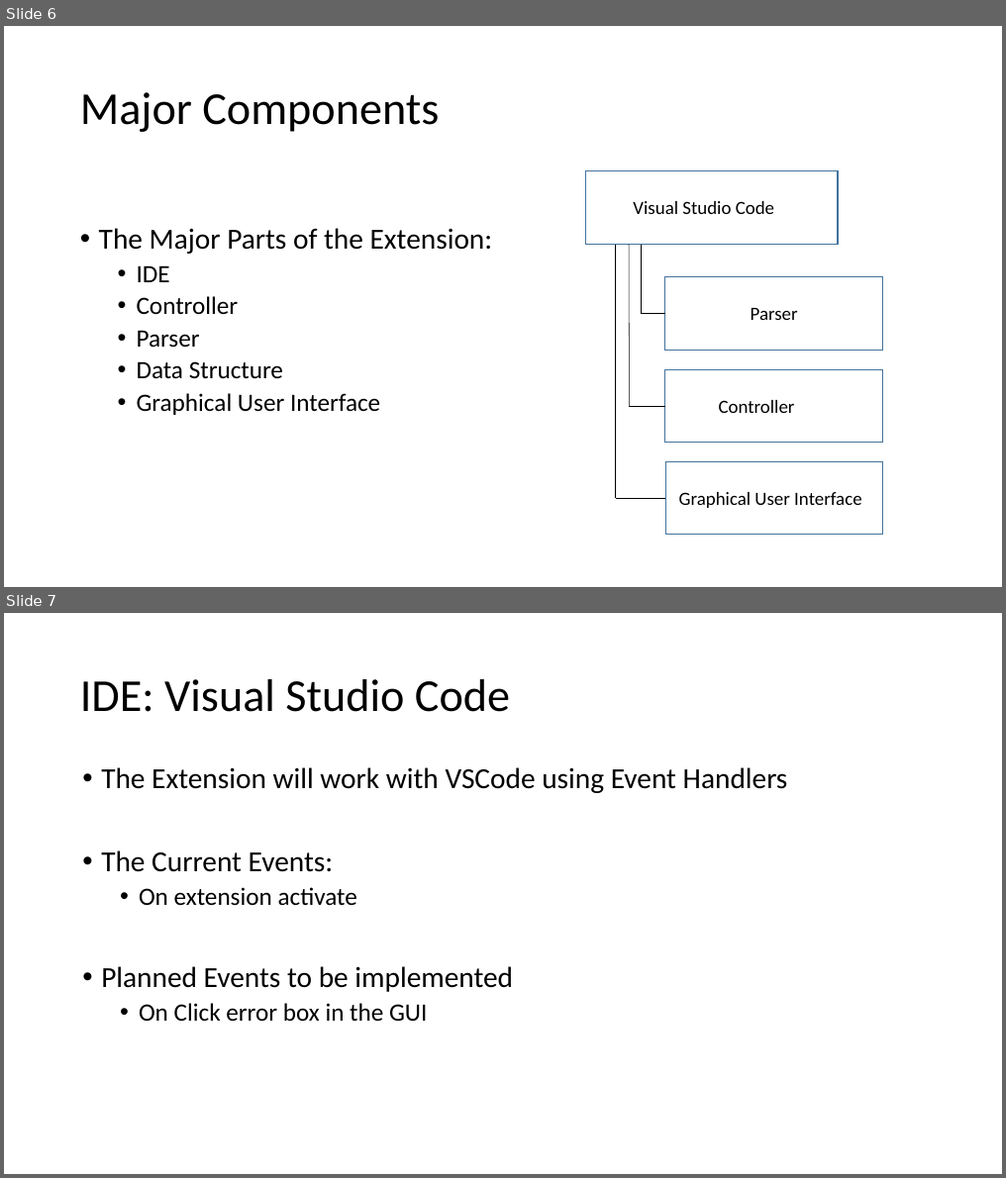
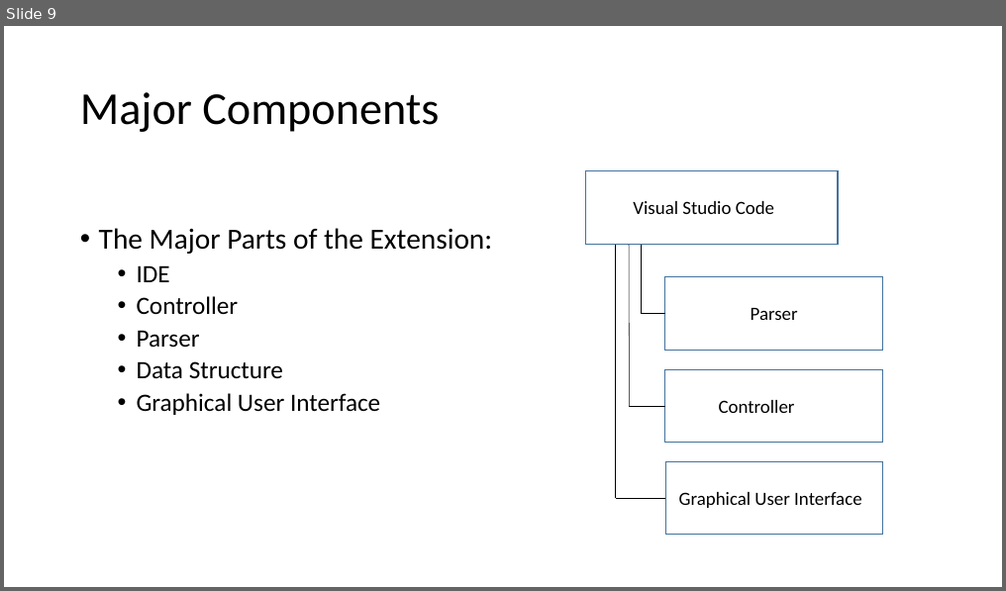
Before and after one commit to slichlyter12/Postal, a slide deck: ProgressReportEndWinter/Progress-Report-EndWinter-team38.pptx. Shown one above the other, each under a label of ours: slides 6 and 7 before the commit, slide 9 after it. The pictures are 1006x1178 and 1006x591 pixels, drawn with LibreOffice and Linux fonts; fonts in the diff are those of the drawing. Boxes give left, top, right and bottom in pixels: in the first picture for what was removed or moved away, otherwise in the second. Text is boxed around its words. In the diff, an @@ line names an element or a change of style, - is before the commit and + after.

```diff
--- a/ProgressReportEndWinter/Progress-Report-EndWinter-team38.pptx
+++ b/ProgressReportEndWinter/Progress-Report-EndWinter-team38.pptx
@@ slide 7 removed at box(4, 613, 1002, 1174), background #FFFFFF @@
@@ title removed at box(80, 679, 510, 712) @@
-IDE: Visual Studio Code
@@ text removed at box(101, 767, 788, 1021) @@
-• The Extension will work with VSCode using Event Handlers
-• The Current Events:
-  • On extension activate
-• Planned Events to be implemented
-  • On Click error box in the GUI
@@ what was slide 6 is now slide 9 @@
```
Also in this commit, not shown: 5 slides changed, 8 slides added, 23 other slides removed.
